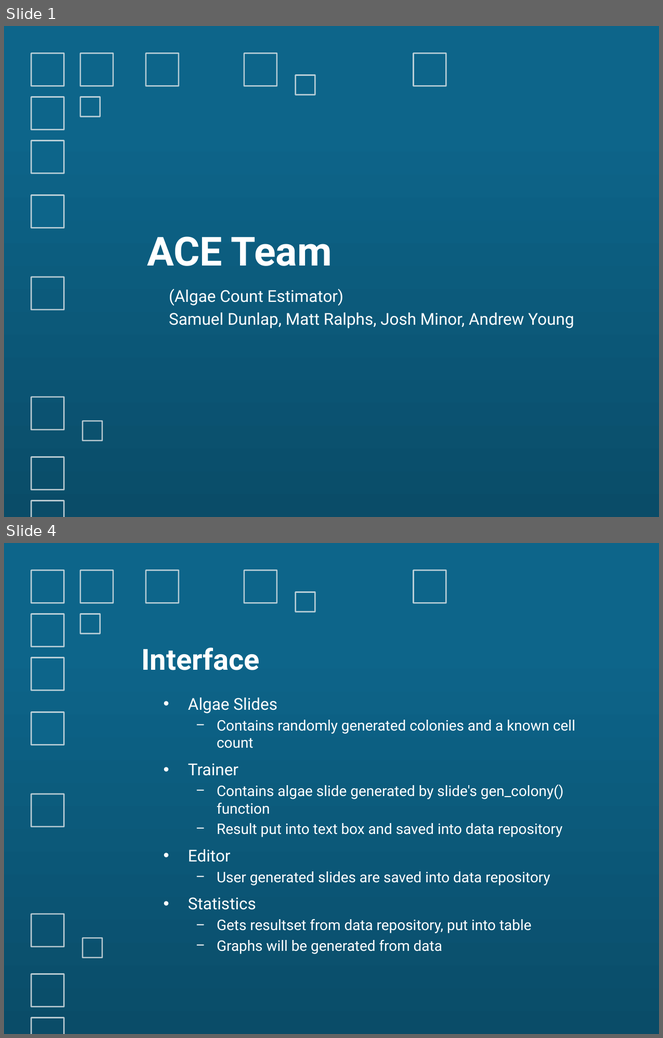
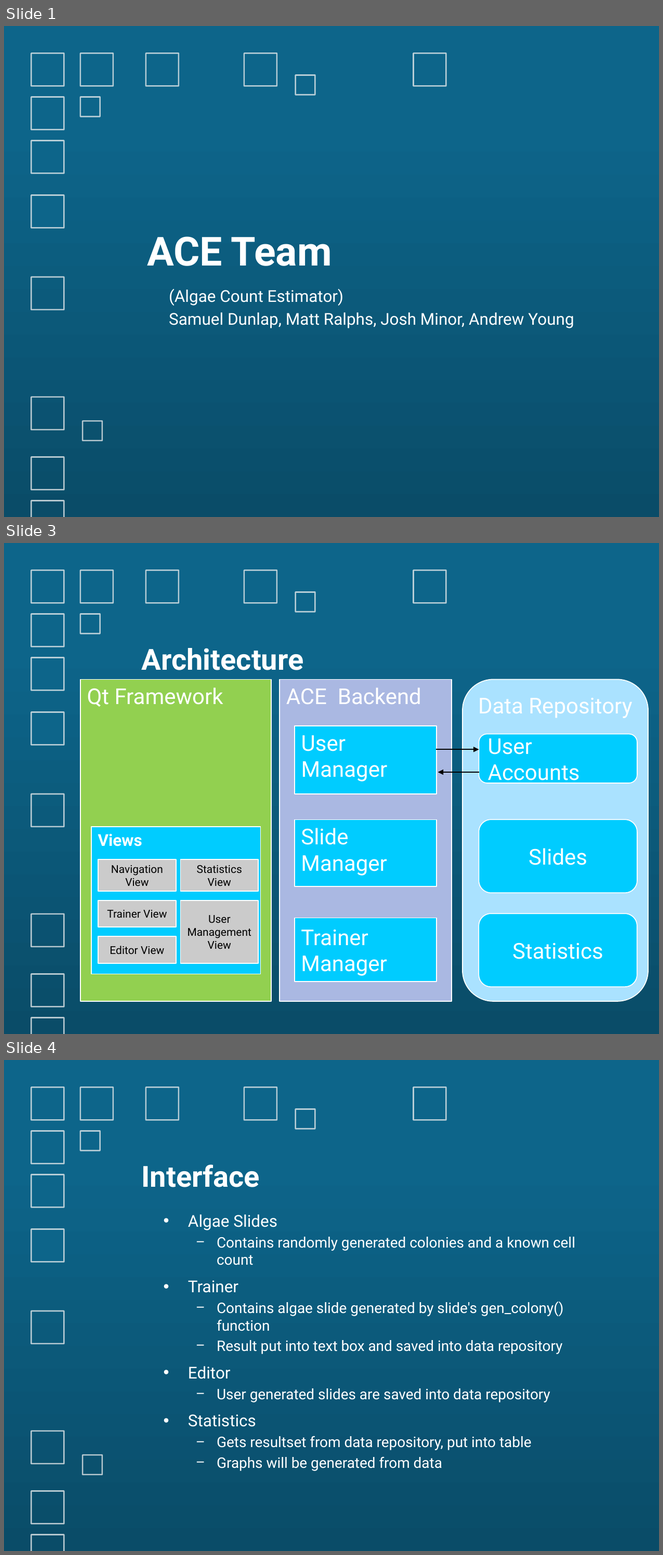
Before and after one commit to gate23/ace, a slide deck: docs/ACE_Team_Design.pptx. Shown one above the other, each under a label of ours: slides 1 and 4 before the commit, slides 1, 3 and 4 after it; the slides between them are not shown. The pictures are 663x1038 and 663x1555 pixels, drawn with LibreOffice and Linux fonts; fonts in the diff are those of the drawing. Boxes give left, top, right and bottom in pixels: in the first picture for what was removed or moved away, otherwise in the second. Text is boxed around its words. In the diff, an @@ line names an element or a change of style, - is before the commit and + after.

Commit message:
Updated Powerpoint

```diff
--- a/docs/ACE_Team_Design.pptx
+++ b/docs/ACE_Team_Design.pptx
@@ slide 3 added at (4, 543, 659, 1034), background gradient #0D658A to #0A4C68; not listed: 14 template elements that a slide beside it also shows @@
@@ title added at (142, 648, 304, 670), 32 pt, text #FFFFFF, bold @@
+Architecture
@@ rectangle added at (80, 679, 272, 1002), fill #92D050, outline #FFFFFF 1 pt, 24 pt, text #FFFFFF @@
+Qt Framework
@@ rectangle added at (280, 679, 452, 1002), fill #AAB8E2, outline #FFFFFF 1 pt, 24 pt, text #FFFFFF @@
+ACE Backend
@@ rounded rectangle added at (463, 679, 648, 1002), fill #AAE2FF, outline #FFFFFF 1 pt, 24 pt, text #FFFFFF @@
+Data Repository
@@ rectangle added at (295, 726, 437, 794), fill #00CCFF, outline #FFFFFF 1 pt, 24 pt, text #FFFFFF @@
+User Manager
@@ rounded rectangle added at (479, 734, 637, 783), fill #00CCFF, outline #FFFFFF 1 pt, 24 pt, text #FFFFFF @@
+User Accounts
@@ arrow added from (437, 749) to (479, 749), #000000 1 pt @@
@@ arrow added from (479, 772) to (438, 772), #000000 1 pt @@
@@ rectangle added at (294, 820, 437, 887), fill #00CCFF, outline #FFFFFF 1 pt, 24 pt, text #FFFFFF @@
+Slide Manager
@@ rounded rectangle added at (479, 820, 637, 893), fill #00CCFF, outline #FFFFFF 1 pt, 24 pt, text #FFFFFF @@
+Slides
@@ group added at (91, 827, 260, 974): 6 rectangles @@
+Views
+Navigation View
+Trainer View
+Editor View
+Statistics View
+User Management View
@@ rounded rectangle added at (479, 914, 637, 987), fill #00CCFF, outline #FFFFFF 1 pt, 24 pt, text #FFFFFF @@
+Statistics
@@ rectangle added at (294, 918, 437, 982), fill #00CCFF, outline #FFFFFF 1 pt, 24 pt, text #FFFFFF @@
+Trainer Manager
```
Also in this commit, not shown: 1 slide changed, 5 other slides added, 3 slides removed.
